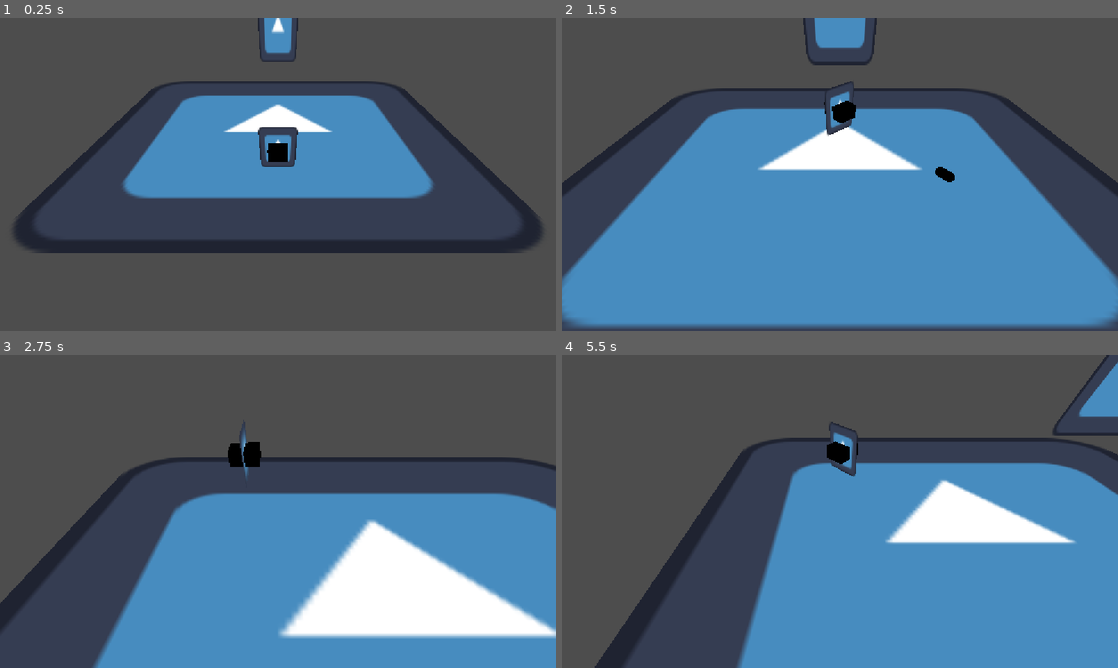
Above: before the commit, frames 1-4 (two rows, left to right).
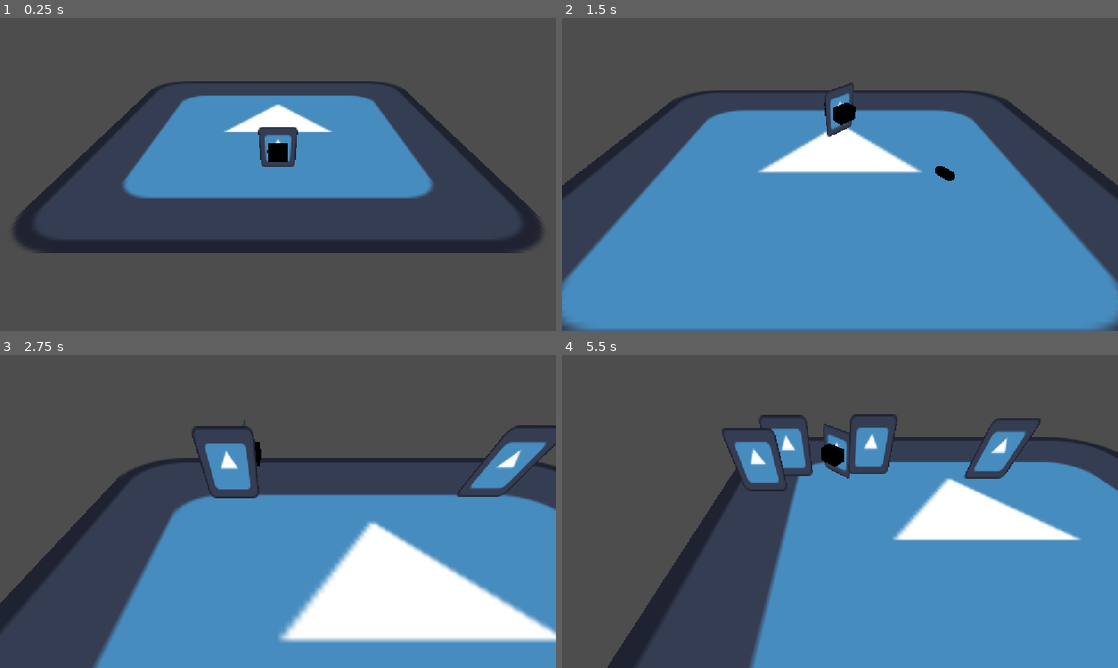
Above: after the commit, the same moments.

Repository: DiegoHernandez31/KDACS
Game: Godot game, scene res://scenes/levels/Debug_Level.tscn
Same seed, same stepped clock (60 frames per second), same inputs: the game is played once before the commit and once after it. The engine's default icon, where the game draws it, is replaced by a stand-in: a white triangle on a blue panel in a dark square.
Inputs (mouse positions are in pixels of both pictures, inside the frame that each line leads up to):
- Up to frame 1 (0.25 s): no input
- Up to frame 2 (1.5 s): tap Enter (ui_accept) at 0.5, 0.77 s; move the mouse to (812, 237) at 0.52 s; hold W (ui_up) from 0.53 s (still down); click (812, 237) at 0.6 s; move the mouse to (1006, 221) at 1.27 s; click (1006, 221) at 1.35 s
- Up to frame 3 (2.75 s): tap Enter (ui_accept) at 1.52 s; move the mouse to (111, 464) at 2.02 s; release W (ui_up) at 2.03 s; hold A (ui_left) from 2.03 s (still down); click (111, 464) at 2.1 s
- Up to frame 4 (5.5 s): move the mouse to (867, 511) at 2.77 s; click (867, 511) at 2.85 s; tap Enter (ui_accept) at 3.02, 3.77, 4.52 s; move the mouse to (756, 433) at 3.52 s; release A (ui_left) at 3.53 s; hold S (ui_down) 3.53-4.28 s; click (756, 433) at 3.6 s; move the mouse to (962, 495) at 4.27 s; hold D (ui_right) 4.28-5.03 s; click (962, 495) at 4.35 s; move the mouse to (728, 527) at 5.02 s; hold W (ui_up) from 5.03 s (still down); click (728, 527) at 5.1 s

The runs differ from the first frame. In frame 1, 0.7% of the frame differs, in the area x 46-54%, y 0-14%; in frame 2, 6.6%; in frame 3, 5.9%; in frame 4, 10%, in the area x 5-100%, y 0-100%.

Commit message:
AddCollisionsAndDieCounter

Diff:
--- a/scenes/characters/Jhon_Pick.tscn
+++ b/scenes/characters/Jhon_Pick.tscn
@@ -7,8 +7,9 @@
 [sub_resource type="CapsuleShape3D" id="CapsuleShape3D_un3et"]
 height = 1.6435547
 
-[node name="CharacterBody3D" type="CharacterBody3D" unique_id=2133185571]
+[node name="CharacterBody3D" type="CharacterBody3D" unique_id=2133185571 groups=["player"]]
 collision_layer = 2
+collision_mask = 3
 script = ExtResource("1_ptpx7")
 
 [node name="CollisionShape3D" type="CollisionShape3D" parent="." unique_id=57734452]
--- a/scenes/characters/enemy.tscn
+++ b/scenes/characters/enemy.tscn
@@ -5,7 +5,10 @@
 
 [sub_resource type="CapsuleShape3D" id="CapsuleShape3D_d33xg"]
 
+[sub_resource type="BoxShape3D" id="BoxShape3D_fulqv"]
+
 [node name="Enemy" type="CharacterBody3D" unique_id=141590176]
+process_mode = 1
 script = ExtResource("1_fulqv")
 
 [node name="CollisionShape3D" type="CollisionShape3D" parent="." unique_id=378649060]
@@ -14,3 +17,14 @@
 [node name="Sprite3D" type="Sprite3D" parent="." unique_id=632087859]
 transform = Transform3D(1, 0, 0, 0, 1.48, 0, 0, 0, 1, 0, 0, 0)
 texture = ExtResource("2_f2e6v")
+
+[node name="AttackArea" type="Area3D" parent="." unique_id=3145319]
+collision_layer = 0
+collision_mask = 2
+
+[node name="CollisionShape3D" type="CollisionShape3D" parent="AttackArea" unique_id=884815329]
+transform = Transform3D(2.9999692, -0.011387211, 0.0073638866, 0.01135786, 2.9999547, 0.011935189, -0.007409079, -0.011907188, 2.999967, 0, 0, 0)
+shape = SubResource("BoxShape3D_fulqv")
+
+[connection signal="body_entered" from="AttackArea" to="." method="_on_attack_area_body_entered"]
+[connection signal="body_exited" from="AttackArea" to="." method="_on_attack_area_body_exited"]
--- a/scenes/levels/Debug_Level.tscn
+++ b/scenes/levels/Debug_Level.tscn
@@ -1,20 +1,27 @@
 [gd_scene format=3 uid="uid://bnx8dasmkrhh3"]
 
 [ext_resource type="PackedScene" uid="uid://bbef8js0k1xdy" path="res://scenes/characters/Jhon_Pick.tscn" id="1_5nid0"]
+[ext_resource type="Script" uid="uid://dphalerisxyfd" path="res://scripts/components/LevelManager.gd" id="1_e4ye6"]
 [ext_resource type="Texture2D" uid="uid://m5i2oylulh8x" path="res://icon.svg" id="1_x5ymp"]
 [ext_resource type="PackedScene" uid="uid://c108b11oonfmc" path="res://scenes/characters/enemy.tscn" id="2_d33xg"]
 [ext_resource type="Script" uid="uid://b1rr3fuefppff" path="res://scripts/components/cameraPlayer.gd" id="3_ckyui"]
+[ext_resource type="PackedScene" uid="uid://c17kllv02vq0f" path="res://scenes/misc/enemySpawner.tscn" id="4_3hn1f"]
 
 [sub_resource type="BoxShape3D" id="BoxShape3D_5nid0"]
 size = Vector3(16.937805, 1.1748047, 11.358612)
 
 [node name="Node3D" type="Node3D" unique_id=992782541]
+script = ExtResource("1_e4ye6")
 
-[node name="CharacterBody3D" parent="." unique_id=2133185571 instance=ExtResource("1_5nid0")]
+[node name="Player" parent="." unique_id=2133185571 instance=ExtResource("1_5nid0")]
 transform = Transform3D(1, 0, 0, 0, 1, 0, 0, 0, 1, 0, 1.7054877, 0)
 
-[node name="Enemy" parent="." unique_id=141590176 instance=ExtResource("2_d33xg")]
-transform = Transform3D(1, 0, 0, 0, 1, 0, 0, 0, 1, 0, 4.052291, -3.1639633)
+[node name="EnemySpawner" parent="." unique_id=1104221265 instance=ExtResource("4_3hn1f")]
+transform = Transform3D(1, 0, 0, 0, 1, 0, 0, 0, 1, 4.8593435, 1.5443702, -6.141657)
+enemy_scene = ExtResource("2_d33xg")
+
+[node name="EnemySpawner2" parent="." unique_id=209596819 instance=ExtResource("4_3hn1f")]
+transform = Transform3D(1, 0, 0, 0, 1, 0, 0, 0, 1, -4.9049206, 1.6959805, -6.108165)
 
 [node name="StaticBody3D" type="StaticBody3D" parent="." unique_id=48323474]
 
@@ -30,4 +37,4 @@
 [node name="Camera3D" type="Camera3D" parent="." unique_id=952598562 node_paths=PackedStringArray("target")]
 transform = Transform3D(1, 0, 0, 0, 0.70710677, 0.70710677, 0, -0.70710677, 0.70710677, 0, 7.8738747, 4.5980306)
 script = ExtResource("3_ckyui")
-target = NodePath("../CharacterBody3D")
+target = NodePath("../Player")
--- /dev/null
+++ b/scenes/misc/enemySpawner.tscn
@@ -0,0 +1,14 @@
+[gd_scene format=3 uid="uid://c17kllv02vq0f"]
+
+[ext_resource type="Script" uid="uid://q4wugoitm8wc" path="res://scripts/components/enemySpawner.gd" id="1_3d7je"]
+[ext_resource type="PackedScene" uid="uid://c108b11oonfmc" path="res://scenes/characters/enemy.tscn" id="2_cs4k0"]
+
+[node name="EnemySpawner" type="Node3D" unique_id=1104221265]
+script = ExtResource("1_3d7je")
+enemy_scene = ExtResource("2_cs4k0")
+
+[node name="SpawnTimer" type="Timer" parent="." unique_id=1820509765]
+
+[node name="SpawnPoint1" type="Marker3D" parent="." unique_id=1071661515]
+
+[node name="SpawnPoint2" type="Marker3D" parent="." unique_id=2081859223]
--- /dev/null
+++ b/scripts/components/LevelManager.gd
@@ -0,0 +1,26 @@
+extends Node3D
+
+var total_enemies: int = 0
+var enemies_killed: int = 0
+var level_completed: bool = false
+
+func _ready():
+	add_to_group("level_manager")
+	await get_tree().process_frame
+	var spawners = get_tree().get_nodes_in_group("spawner")
+	for s in spawners:
+		total_enemies += s.total_enemies_this_level
+	print("Misión: Sobrevivir a ", total_enemies, " enemigos.")
+	print("Muertos: ", enemies_killed, "/", total_enemies)
+
+func enemy_died():
+	if level_completed:
+		return
+
+	enemies_killed += 1
+	var remaining = total_enemies - enemies_killed
+	print("Enemigo destruido. Quedan por eliminar: ", remaining)
+
+	if enemies_killed >= total_enemies:
+		level_completed = true
+		print("¡NIVEL COMPLETADO! Has sobrevivido a las oleadas.")
--- a/scripts/components/enemy.gd
+++ b/scripts/components/enemy.gd
@@ -1,12 +1,83 @@
 extends CharacterBody3D
 
-@onready var sprite = $Sprite3D
+signal died
 
-const SPEED = 5.0
+@export var max_health: int = 100
+@export var move_speed: float = 3.0
+@export var attack_damage: int = 10
+@export var attack_speed: float = 1.0 # Tiempo entre cada golpe (segundos)
+
+var current_health: int
+var player: Node3D
+var player_in_range: Node3D = null # Almacena al jugador si está a rango de ataque
+var attack_timer: float = 0.0
 
 var gravity = ProjectSettings.get_setting("physics/3d/default_gravity")
 
+func _ready():
+	current_health = max_health
+	player = get_tree().get_first_node_in_group("player")
+
 func _physics_process(delta):
-	# Aplicar gravedad
+	# 1. Aplicar gravedad
 	if not is_on_floor():
 		velocity.y -= gravity * delta
+
+	# 2. Lógica de Persecución y Ataque
+	if player != null:
+		if player_in_range != null:
+			# El jugador ESTÁ en el área de ataque. Nos detenemos.
+			velocity.x = 0
+			velocity.z = 0
+
+			# Lógica de daño periódico
+			attack_timer -= delta
+			if attack_timer <= 0.0:
+				if player_in_range.has_method("take_damage"):
+					player_in_range.take_damage(attack_damage)
+				attack_timer = attack_speed # Reiniciamos el temporizador
+		else:
+			# El jugador NO ESTÁ a rango. Lo perseguimos.
+			var direction = (player.global_position - global_position)
+			direction.y = 0
+			direction = direction.normalized()
+
+			velocity.x = direction.x * move_speed
+			velocity.z = direction.z * move_speed
+
+			# Preparamos el ataque para golpear de inmediato al alcanzarlo
+			attack_timer = 0.0
+	else:
+		velocity.x = move_toward(velocity.x, 0, move_speed)
+		velocity.z = move_toward(velocity.z, 0, move_speed)
+
+	# 3. Mover
+	move_and_slide()
+
+# --- SEÑALES DEL ATTACK AREA ---
+func _on_attack_area_body_entered(body):
+	if body.is_in_group("player"):
+		print("¡Jugador detectado por el área! Deteniendo enemigo.")
+		player_in_range = body
+
+func _on_attack_area_body_exited(body):
+	if body.is_in_group("player"):
+		print("Jugador salió del área. Reanudando persecución.")
+		player_in_range = null
+
+# --- SISTEMA DE SALUD DEL ENEMIGO ---
+# enemy.gd (solo emite, NO llama al LevelManager)
+var is_dead: bool = false
+
+func die():
+	if is_dead:
+		return
+	is_dead = true
+	died.emit()
+	queue_free()
+func take_damage(amount: int):
+	if is_dead:
+		return
+	current_health -= amount
+	if current_health <= 0:
+		die()
--- /dev/null
+++ b/scripts/components/enemySpawner.gd
@@ -0,0 +1,57 @@
+extends Node3D
+
+@export var enemy_scene: PackedScene # Aquí arrastrarás tu Enemy.tscn
+@export var total_enemies_this_level: int = 10
+@export var spawn_interval: float = 2.0
+
+var enemies_spawned: int = 0
+var enemies_alive: int = 0
+var spawn_points: Array[Node3D] = []
+
+@onready var spawn_timer = $SpawnTimer
+
+func _ready():
+	add_to_group("spawner")
+	# Recolectamos todos los Marker3D para usarlos como puntos de spawn
+	for child in get_children():
+		if child is Marker3D:
+			spawn_points.append(child)
+
+	if spawn_points.is_empty():
+		print("¡ADVERTENCIA: No hay Marker3D en el Spawner para posicionar enemigos!")
+
+	# Configuramos el temporizador
+	spawn_timer.wait_time = spawn_interval
+	spawn_timer.timeout.connect(_on_spawn_timer_timeout)
+	spawn_timer.start()
+
+func _on_spawn_timer_timeout():
+	if enemies_spawned < total_enemies_this_level:
+		spawn_enemy()
+	else:
+		spawn_timer.stop() # Ya salieron todos, detenemos el reloj
+
+func spawn_enemy():
+	if enemy_scene == null or spawn_points.is_empty():
+		return
+
+	var new_enemy = enemy_scene.instantiate()
+
+	# Conectar la señal ANTES de añadirlo
+	new_enemy.died.connect(_on_enemy_died)
+
+	var point = spawn_points.pick_random()
+
+	# Primero add_child, después la posición
+	get_parent().add_child(new_enemy)
+	new_enemy.global_position = point.global_position
+
+	enemies_spawned += 1
+	enemies_alive += 1
+	print(name, " spawneó. Le quedan por salir: ", total_enemies_this_level - enemies_spawned)
+
+# enemySpawner.gd
+func _on_enemy_died():
+	var manager = get_tree().get_first_node_in_group("level_manager")
+	if manager:
+		manager.enemy_died()
--- a/scripts/components/player.gd
+++ b/scripts/components/player.gd
@@ -6,10 +6,23 @@
 
 const SPEED = 5.0
 const JUMP_VELOCITY = 4.5
+var health: int = 100
+
+func take_damage(amount: int):
+
+	if is_dead:
+		return
+	health -= amount
+	print("Jugador recibió daño. Vida restante: ", health)
+	if health <= 0:
+		print("El jugador ha muerto.")
+		die()
+		# Aquí luego puedes reiniciar el nivel o mostrar pantalla de Game Over
 
 var gravity = ProjectSettings.get_setting("physics/3d/default_gravity")
 
 func _physics_process(delta):
+
 	# Aplicar gravedad
 	if not is_on_floor():
 		velocity.y -= gravity * delta
@@ -65,3 +78,19 @@
 		if aim_pivot.has_node("Weapon"):
 			var weapon = aim_pivot.get_node("Weapon")
 			weapon.shoot()
+
+
+var is_dead: bool = false # Esta es nuestra barrera de seguridad
+
+func die():
+	is_dead = true # Activamos la bandera para no recibir más daño
+	print("El jugador ha muerto. Reiniciando de forma segura...")
+
+	# 2. (Opcional pero recomendado) Desactivamos la colisión del jugador
+	# para que el enemigo lo suelte. Asegúrate de que el nombre del nodo coincida.
+	if has_node("CollisionShape3D"):
+		$CollisionShape3D.set_deferred("disabled", true)
+
+	# 3. Reiniciamos el nivel limpiamente
+	# IMPORTANTE: Asegúrate de borrar cualquier get_tree().paused = true que tuvieras antes
+	get_tree().reload_current_scene()
Not shown, added: scripts/components/LevelManager.gd.uid
Not shown, added: scripts/components/enemySpawner.gd.uid
